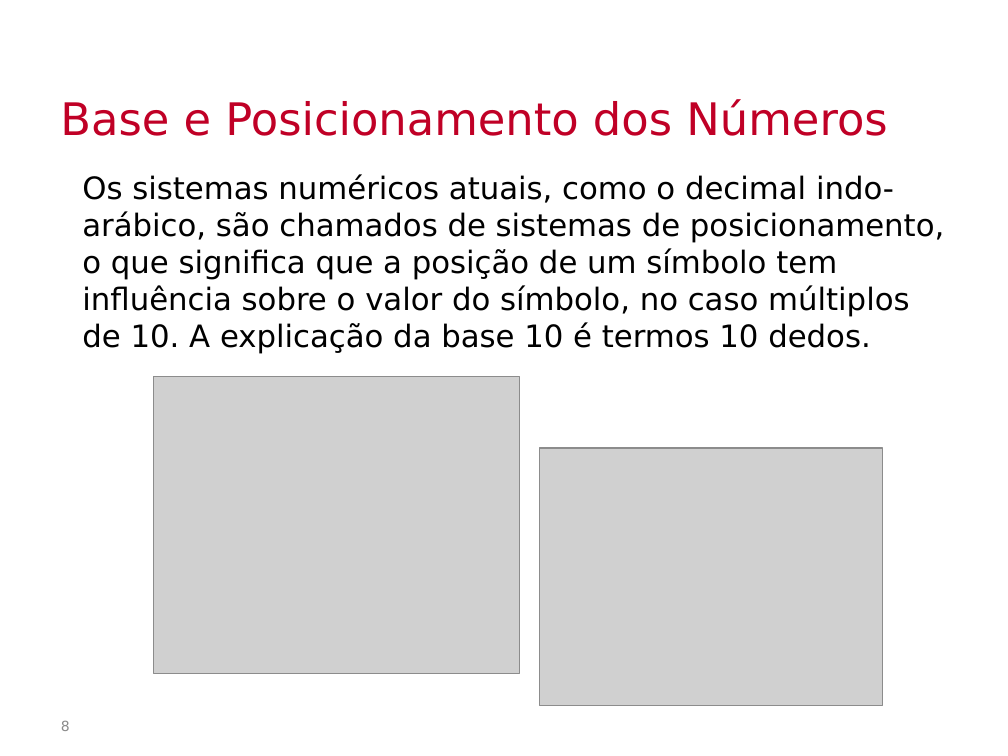
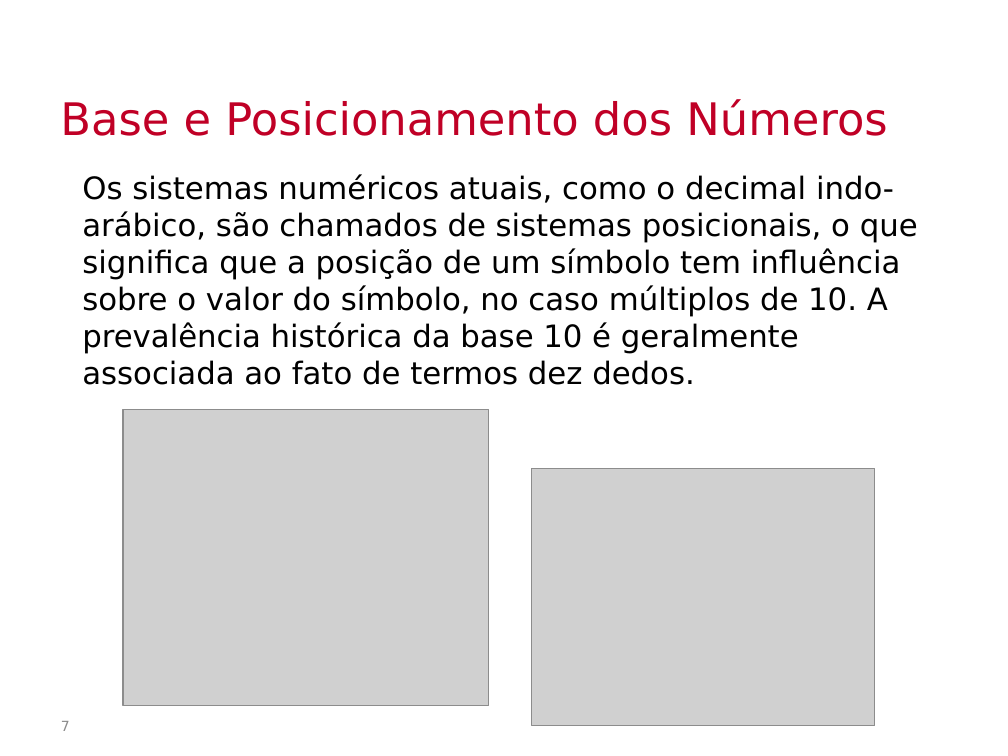
Before and after one commit to Insper/bits-e-proc, a slide deck: slide 7 of docs-src/slides/conteudoDadosDigitais.pptx (slide 8 before the commit). Drawn at 1008x756 pixels with LibreOffice and Linux fonts; fonts in the diff are those of the drawing; grey boxes stand for pictures; background and template pictures are left out. Boxes give left, top, right and bottom in pixels: in the first picture for what was removed or moved away, otherwise in the second. Text is boxed around its words. In the diff, an @@ line names an element or a change of style, - is before the commit and + after.

```diff
--- a/docs-src/slides/conteudoDadosDigitais.pptx
+++ b/docs-src/slides/conteudoDadosDigitais.pptx
@@ text at (x1=82, y1=174, x2=918, y2=385): text changed @@
-Os sistemas numéricos atuais, como o decimal indo-arábico, são chamados de sistemas de posicionamento, o que significa que a posição de um símbolo tem influência sobre o valor do símbolo, no caso múltiplos de 10. A explicação da base 10 é termos 10 dedos.
+Os sistemas numéricos atuais, como o decimal indo-arábico, são chamados de sistemas posicionais, o que significa que a posição de um símbolo tem influência sobre o valor do símbolo, no caso múltiplos de 10. A prevalência histórica da base 10 é geralmente associada ao fato de termos dez dedos.
@@ picture moved from (x1=153, y1=376, x2=519, y2=672) to (x1=123, y1=409, x2=489, y2=706) @@
@@ picture moved from (x1=539, y1=448, x2=882, y2=706) to (x1=532, y1=468, x2=875, y2=726) @@
@@ page number at (x1=61, y1=721, x2=70, y2=731): text changed @@
-8
+7
```
Also in this commit, not shown: 17 other slides changed, 2 slides added, 2 slides removed, 1 other file.
